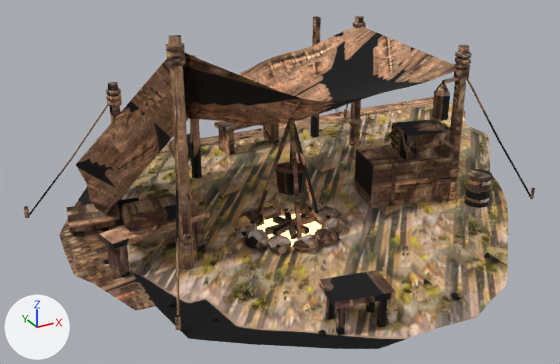
An edit to the glTF model godot/project/assets/forest_rescue/landmarks/lf_env_camp_props.glb, drawn before and after from the same camera.
Both versions are drawn from a 50 mm camera at (-4.99, -8.93, 4.68) aimed at (-0.06, 0.03, 0.2). Every picture has the same lights, and +X, +Y and +Z are marked at lower left. The picture after the commit comes second. Where no turn or scale is listed for an object, it has been applied to the vertices. Vertices at exactly the same position are counted once.

In view in the first picture: 'lf_env_camp_props_LOD0', 'lf_env_camp_props_base', 'lf_env_camp_props_cloth_LOD0'.
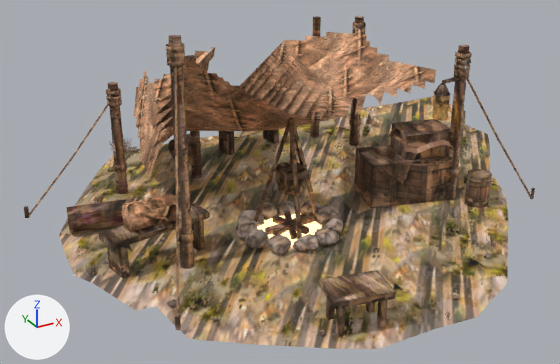
Where the change shows, as pixel boxes [x1, y1, x2, y2] in the pictures (560 x 364 px):
```json
{"object": "lf_env_camp_props_cloth_LOD0", "change": "reshaped", "before": [76, 27, 456, 214], "after": [134, 29, 436, 183], "on screen": "20% narrower, 18% shorter"}
{"part": 1, "of": "me_lf_env_camp_props_base", "change": "surface changed", "before": [59, 96, 508, 349], "after": [59, 96, 508, 349]}
{"part": 3, "of": "me_lf_env_camp_props_lod0", "change": "surface changed", "before": [24, 16, 535, 335], "after": [24, 16, 535, 335]}
```

The change, as JSON lines over the scene's bpy script:
```json
{"block": "me_lf_env_camp_props_base", "where": "me_lf_env_camp_props_base.from_pydata(...)  # 464 vertices, 756 faces; spans x -3.27..5.02, y -3.72..4.02, z -0.06..0.37"}
{"block": "me_lf_env_camp_props_base", "where": "# used by ob_lf_env_camp_props_base; location = (0.0, 0.0, 0.0)"}
{"block": "me_lf_env_camp_props_base", "change": "me_lf_env_camp_props_base part 1: texture (UV) coordinates of 724 of 756 faces, centred in x -3.07..4.85, y -3.5..2.64, z -0.05..0.04, changed; they spanned u 0.0..1.0, v 0.0..0.97 and now span u 0.0..0.99, v 0.0..1.0"}
{"block": "me_lf_env_camp_props_cloth_lod0", "where": "# used by ob_lf_env_camp_props_cloth_lod0; location = (0.0, 0.0, 0.0)"}
{"op": "remove", "block": "me_lf_env_camp_props_cloth_lod0", "code": "me_lf_env_camp_props_cloth_lod0.from_pydata(...)  # 190 vertices, 324 faces; spans x -3.21..2.02, y -1.22..1.24, z 0.14..2.65"}
{"op": "add", "block": "me_lf_env_camp_props_cloth_lod0", "code": "me_lf_env_camp_props_cloth_lod0.from_pydata(...)  # 1097 vertices, 1966 faces; spans x -2.29..2.01, y -1.22..3.02, z 0.2..2.54"}
{"block": "me_lf_env_camp_props_cloth_lod0", "change": "me_lf_env_camp_props_cloth_lod0 part 2: 190 vertices removed from x -3.21..2.02, y -1.22..1.24, z 0.14..2.65; 1097 vertices added at x -2.29..2.01, y -1.22..3.02, z 0.2..2.54"}
{"block": "me_lf_env_camp_props_lod0", "where": "me_lf_env_camp_props_lod0.from_pydata(...)  # 1390 vertices, 2350 faces; spans x -3.45..3.05, y -3.49..2.45, z -0.01..2.78"}
{"block": "me_lf_env_camp_props_lod0", "where": "# used by ob_lf_env_camp_props_lod0; location = (0.0, 0.0, 0.0)"}
{"block": "me_lf_env_camp_props_lod0", "change": "me_lf_env_camp_props_lod0 part 3: texture (UV) coordinates of 2350 of 2350 faces, centred in x -3.44..3.04, y -3.45..2.44, z 0.0..2.78, changed; they spanned u 0.0..1.0, v 0.0..0.99 and now span u 0.0..0.99, v 0.0..1.0"}
```
